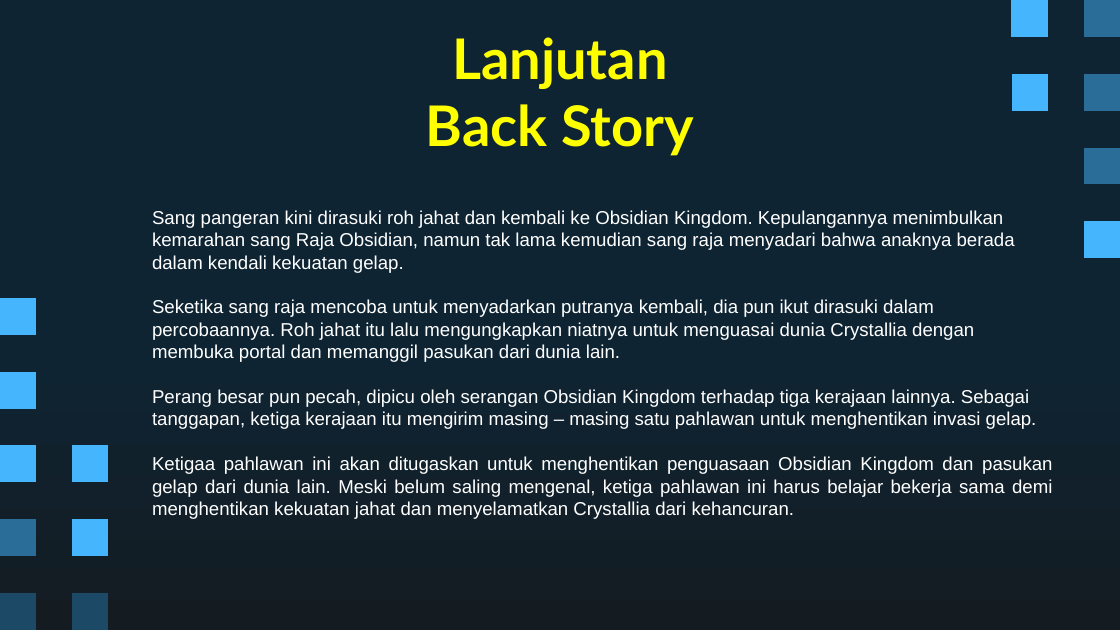
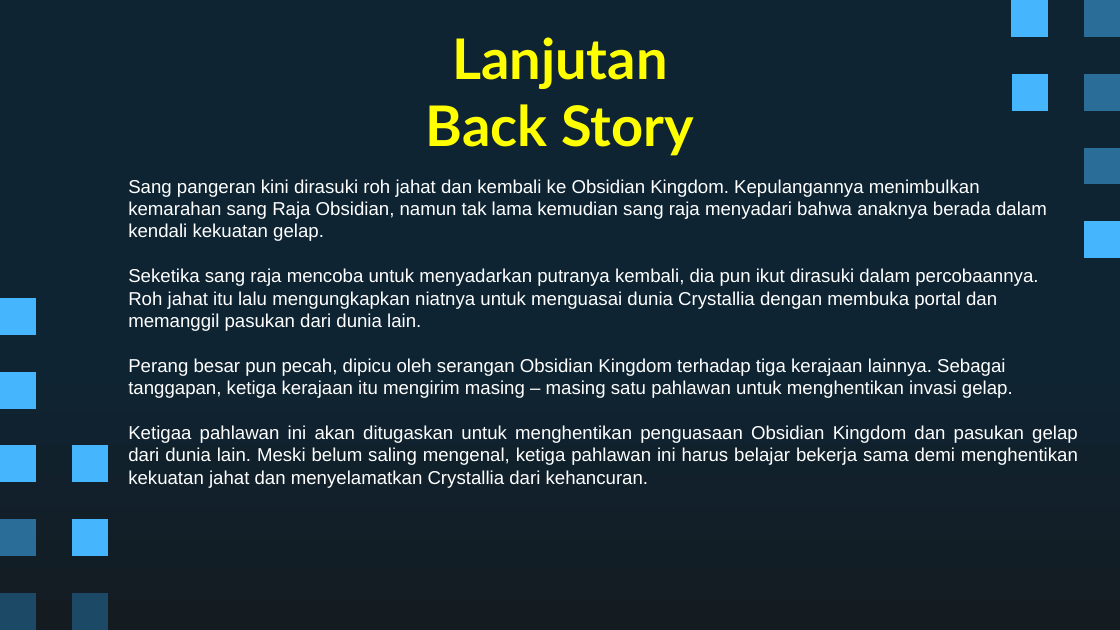
Before and after one commit to Ricardhad/gameProgProject, a slide deck: slide 6 of Super Pixel Vintage Gaming by Slidesgo.pptx. Drawn at 1120x630 pixels with LibreOffice and Linux fonts; fonts in the diff are those of the drawing. Boxes give left, top, right and bottom in pixels: in the first picture for what was removed or moved away, otherwise in the second. Text is boxed around its words. In the diff, an @@ line names an element or a change of style, - is before the commit and + after.

```diff
--- a/Super Pixel Vintage Gaming by Slidesgo.pptx
+++ b/Super Pixel Vintage Gaming by Slidesgo.pptx
@@ text "Sang pangeran kini dirasuki roh ..." rewrapped from <box>152,210,1052,519</box> to <box>128,179,1078,488</box> @@
```
Also in this commit, not shown: 8 other slides changed, 3 slides added, 3 slides removed.
